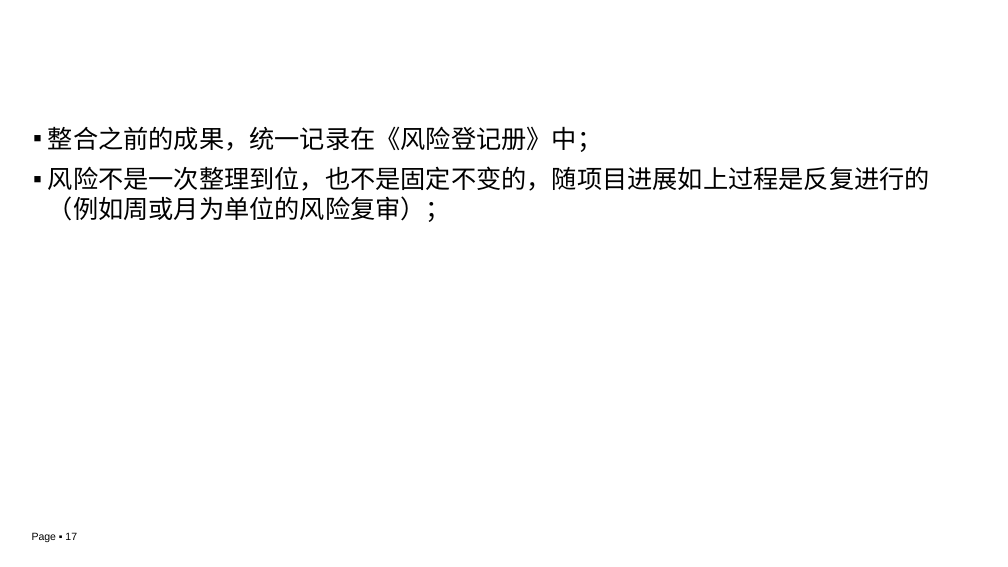
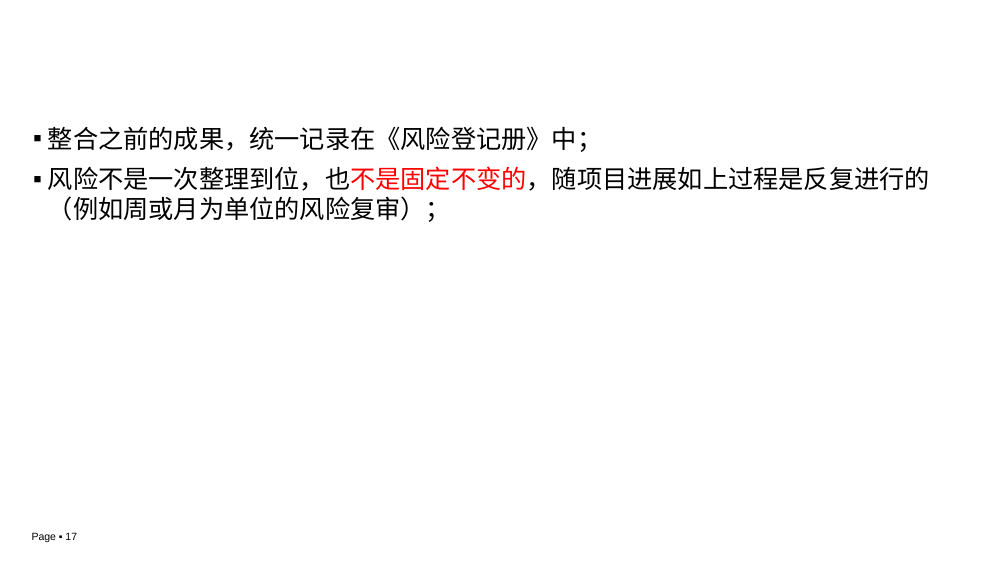
Before and after one commit to edu2act/course-IT-Project-Management, a slide deck: slide 17 of materials/slides/ch03-8.pptx. Drawn at 1008x567 pixels with LibreOffice and Linux fonts; fonts in the diff are those of the drawing; background and template pictures are left out. Boxes give left, top, right and bottom in pixels: in the first picture for what was removed or moved away, otherwise in the second. Text is boxed around its words. In the diff, an @@ line names an element or a change of style, - is before the commit and + after.

```diff
--- a/materials/slides/ch03-8.pptx
+++ b/materials/slides/ch03-8.pptx
@@ text at [48, 166, 930, 222]: text colour #000000 to #FF0000 in "风险不是一次整理到位，也不是固定不变的，随项目进展如上过程是反复进行的（例如周或月为单位的风险复审）；" @@
```
Also in this commit, not shown: 9 other slides changed.
